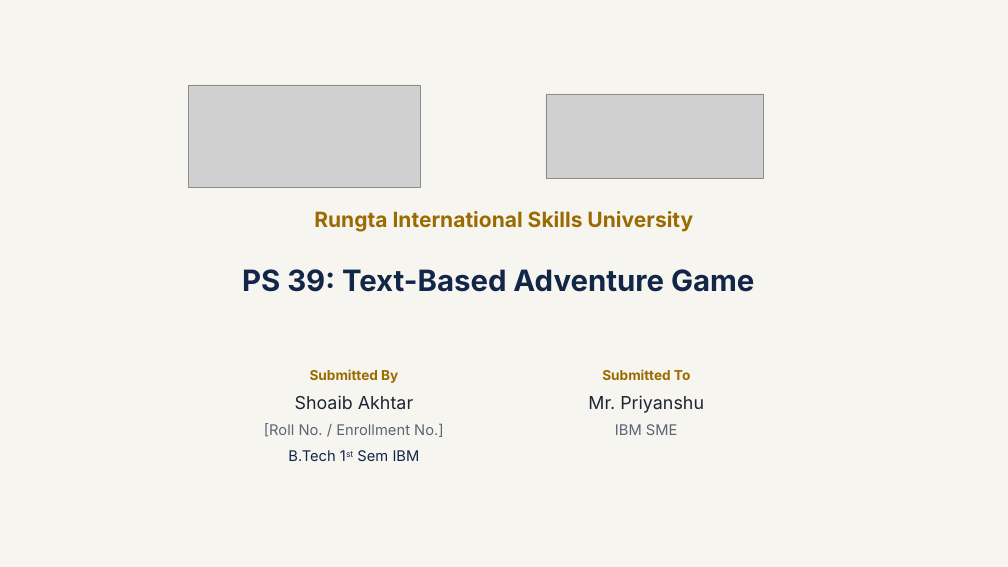
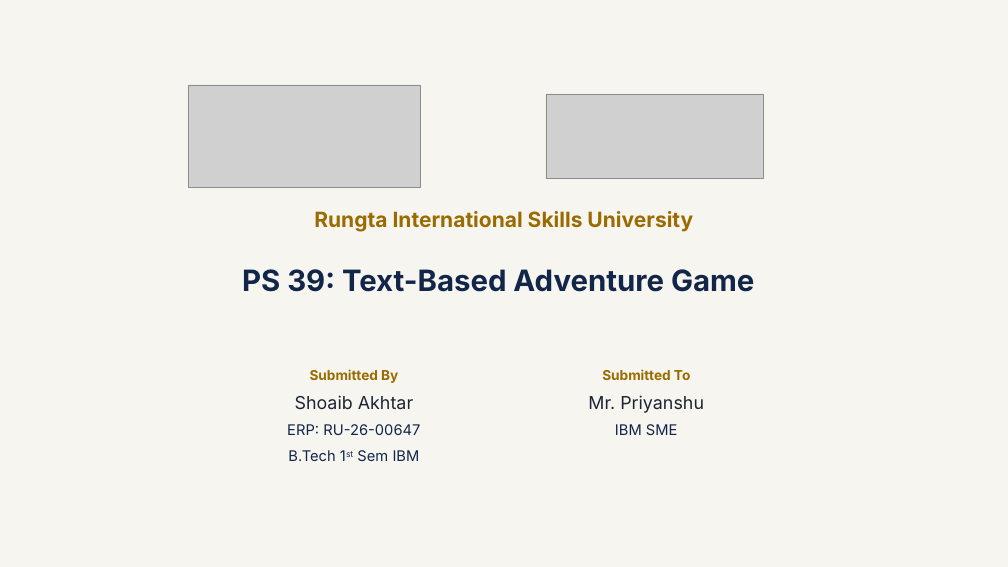
Before and after one commit to shoaibakhtar-08/text-adventure-game, a slide deck: slide 1 of Presentation/Project_Presentation_PS39.pptx. Drawn at 1008x567 pixels with LibreOffice and Linux fonts; fonts in the diff are those of the drawing; grey boxes stand for pictures. Boxes give left, top, right and bottom in pixels: in the first picture for what was removed or moved away, otherwise in the second. Text is boxed around its words. In the diff, an @@ line names an element or a change of style, - is before the commit and + after.

Commit message:
Updated PPT

```diff
--- a/Presentation/Project_Presentation_PS39.pptx
+++ b/Presentation/Project_Presentation_PS39.pptx
@@ text "IBM SME" at (615,424,678,435): text colour #5B6475 to #12264A @@
@@ text at (287,424,420,435): text changed; text colour #5B6475 to #12264A @@
-[Roll No. / Enrollment No.]
+ERP: RU-26-00647
```
